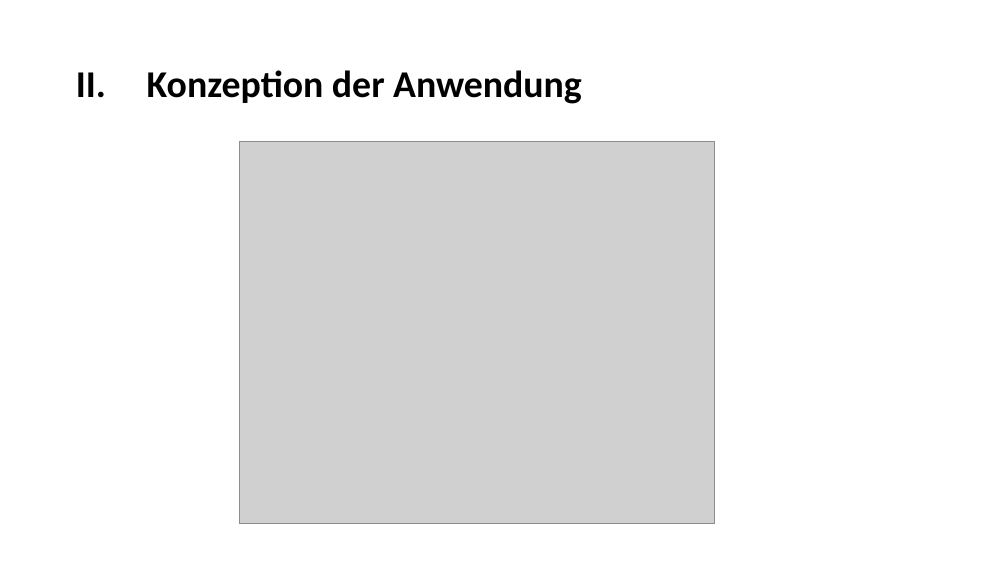
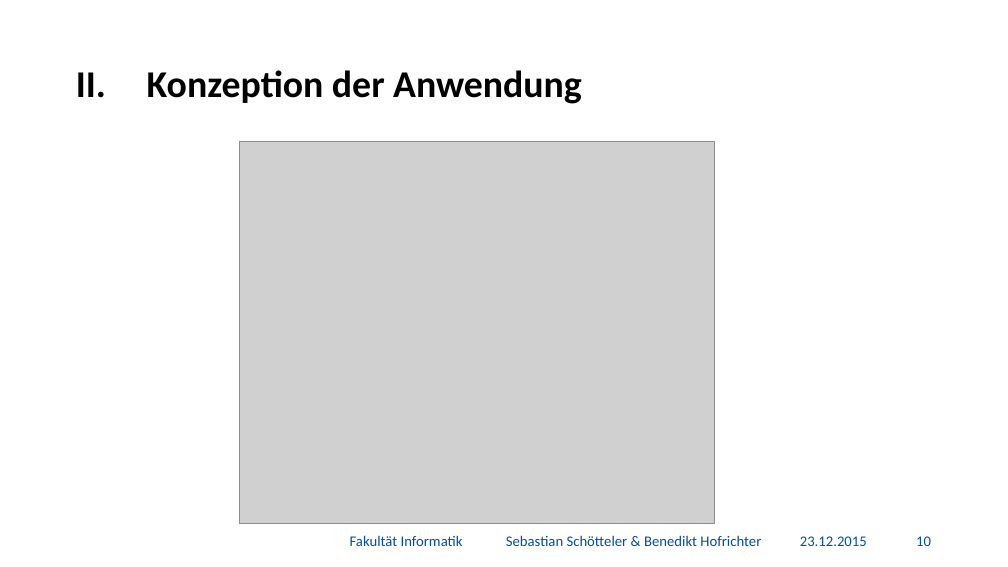
Before and after one commit to BenediktGitGit/soco15, a slide deck: slide 11 of 3b_Vortrag/Präsentation.pptx. Drawn at 1008x567 pixels with LibreOffice and Linux fonts; fonts in the diff are those of the drawing; grey boxes stand for pictures; background and template pictures are left out. Boxes give left, top, right and bottom in pixels: in the first picture for what was removed or moved away, otherwise in the second. Text is boxed around its words. In the diff, an @@ line names an element or a change of style, - is before the commit and + after.

```diff
--- a/3b_Vortrag/Präsentation.pptx
+++ b/3b_Vortrag/Präsentation.pptx
@@ text added at box(350, 535, 761, 546), 14 pt, text #034DA2 @@
+Fakultät Informatik Sebastian Schötteler & Benedikt Hofrichter
@@ text added at box(800, 536, 867, 546), 14 pt, text #034DA2 @@
+23.12.2015
@@ text added at box(916, 536, 931, 546), 14 pt, text #034DA2 @@
+10
```
Also in this commit, not shown: 16 other slides changed, 1 other file.
